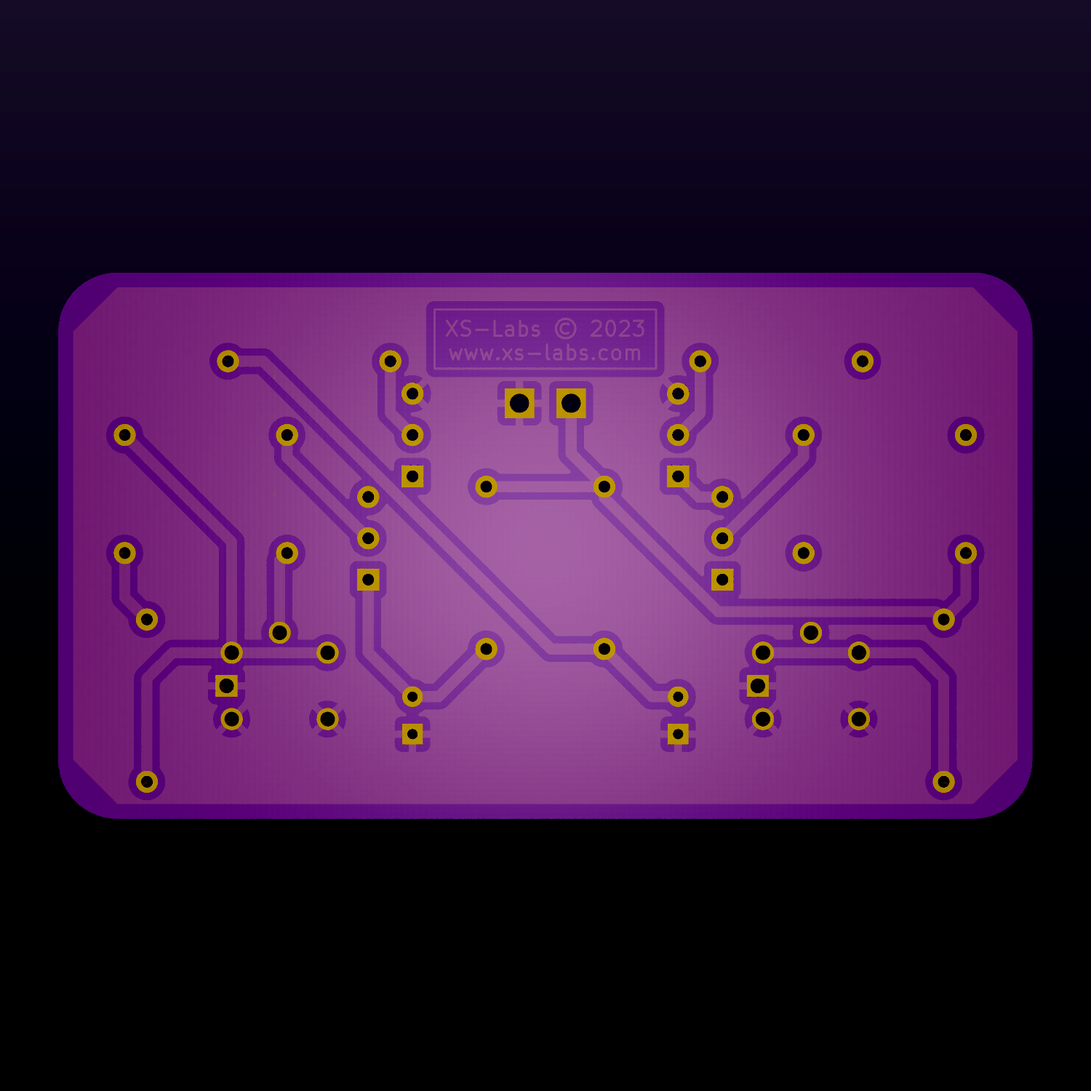
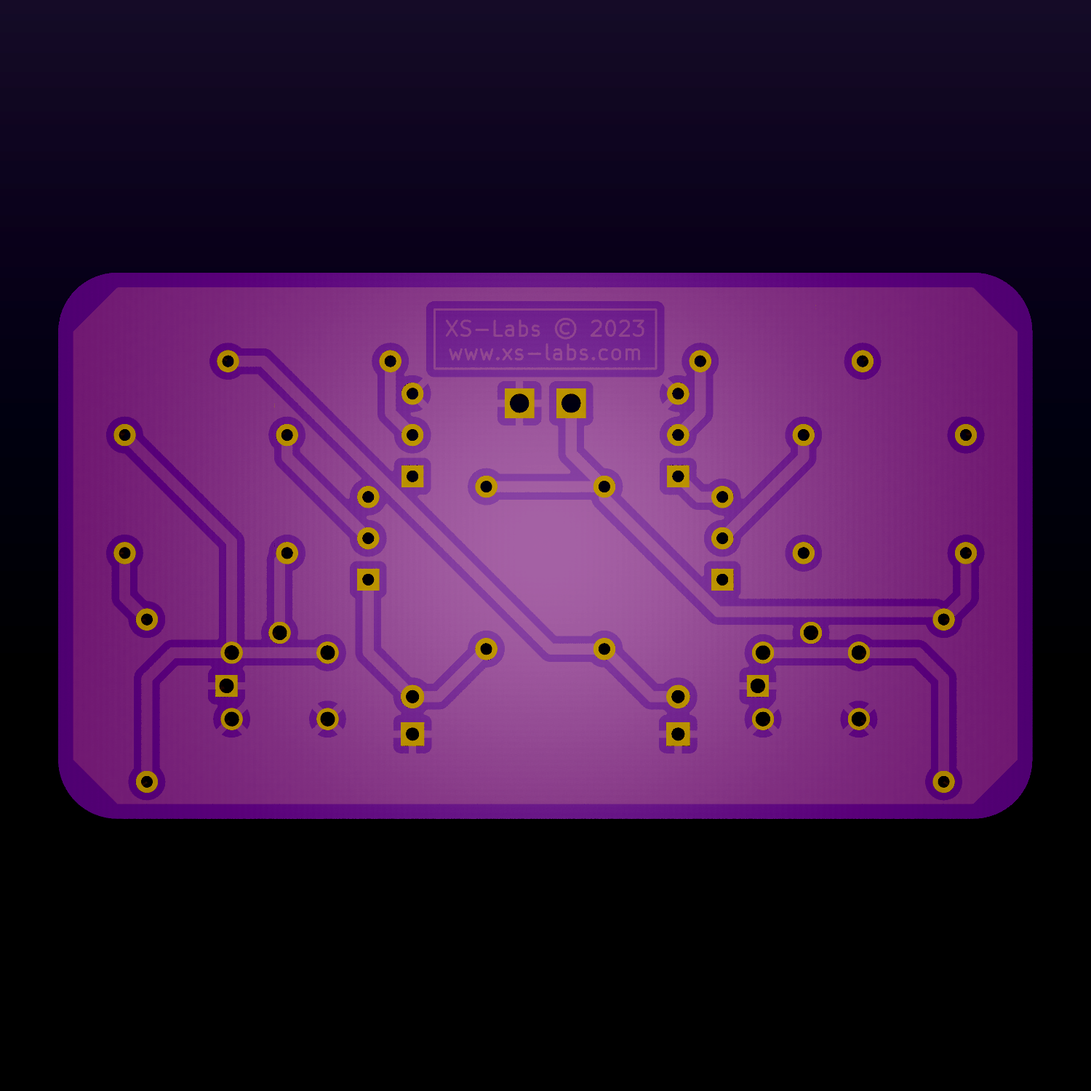
Comparing the layer stacks of the two (1091, 1091) images. Changes:
painted on "Background" over [58, 272, 1034, 820]
